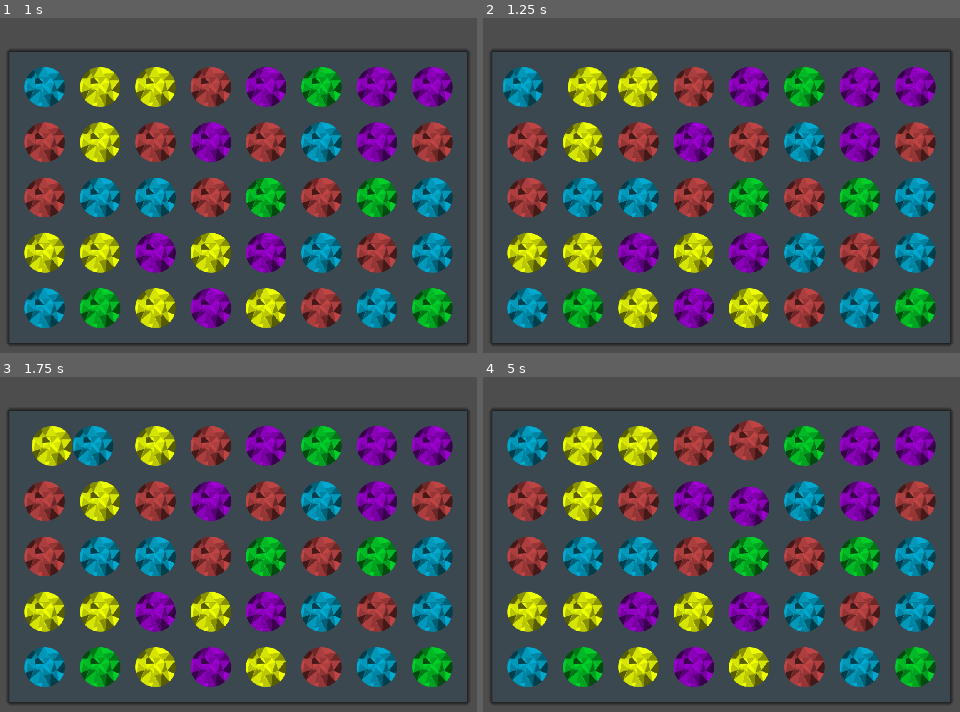
Above: before the commit, frames 1-4 (two rows, left to right).
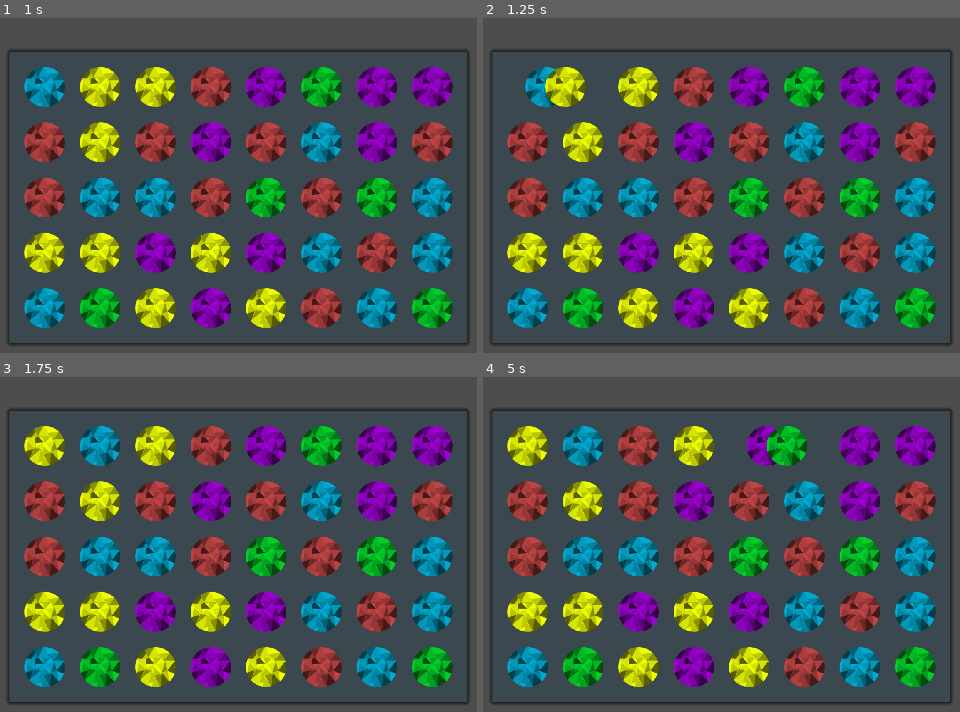
Above: after the commit, the same moments.

Repository: kuma-gee/holo-crush
Game: Godot game, scene res://src/game.tscn
Same seed, same stepped clock (60 frames per second), same inputs: the game is played once before the commit and once after it. The engine's default icon, where the game draws it, is replaced by a stand-in: a white triangle on a blue panel in a dark square.
Inputs (mouse positions are in pixels of both pictures, inside the frame that each line leads up to):
- Up to frame 1 (1 s): tap Enter at 0.5 s; drag from (42, 88) to (319, 98) at 0.52 s
- Up to frame 2 (1.25 s): no input
- Up to frame 3 (1.75 s): drag from (100, 447) to (200, 645) at 1.27 s
- Up to frame 4 (5 s): move the mouse to (640, 447) at 2.02 s; tap Alt at 2.1 s; click (640, 447) at 2.17 s; drag from (692, 447) to (outside the picture) at 2.77 s; drag from (750, 447) to (759, 557) at 3.52 s; drag from (802, 447) to (602, 444) at 4.27 s

Frame 1 is identical in both runs. In frame 2, 2.2% of the frame differs, in the area x 4-27%, y 14-27%; in frame 3, 1.6%; in frame 4, 6.2%, in the area x 5-72%, y 12-45%.

Commit message:
special activate immediately

Diff:
--- a/godot/src/game.tscn
+++ b/godot/src/game.tscn
@@ -55,6 +55,7 @@
 script = ExtResource("3_3oo0b")
 width = 8
 height = 5
+debug = true
 
 [node name="Field" type="Node2D" parent="."]
 y_sort_enabled = true
--- a/godot/src/grid/data.gd
+++ b/godot/src/grid/data.gd
@@ -23,6 +23,7 @@
 @export var width := 9
 @export var height := 9
 @export var min_match := 3
+@export var debug := false
 
 var _data: Array = []
 var _specials = {}
@@ -65,6 +66,9 @@
 	for x in _data:
 		_logger.debug(str(x))
 	_logger.debug("---------------------------")
+
+func is_deadlocked():
+	return false
 
 func get_matches(x: int, y: int):
 	var piece = get_value(x, y)
@@ -155,8 +159,9 @@
 	swapped.emit(pos, dest)
 	_print('Swap')
 	if not check_matches(dest):
-		_swap_value(dest, pos)
-		swapped.emit(dest, pos)
+		if not debug:
+			_swap_value(dest, pos)
+			swapped.emit(dest, pos)
 
 func check_matches(dest: Vector2i = Vector2i(-1, -1)):
 	var counts = {}
@@ -183,7 +188,8 @@
 		for m in all_matched:
 			if m in special_matches:
 				for l in _remove_value(m):
-					if not l in remove_matched and not l in special_matches:
+					var created_special_destroyed_by_other = l in create_specials and l != m
+					if not l in remove_matched and (not l in special_matches or created_special_destroyed_by_other):
 						remove_matched.append(l)
 			else: # All others
 				_append_unique(remove_matched, [_remove_value(m)])
@@ -195,6 +201,10 @@
 
 			_set_value(special.x, special.y, value)
 			_specials[special] = type
+			if special in remove_matched: # Can be immediately removed by another special activation
+				for l in _remove_value(special):
+					if not l in remove_matched:
+						remove_matched.append(l)
 
 		matched.emit(remove_matched)
 		update.emit()
--- a/godot/src/grid/grid.gd
+++ b/godot/src/grid/grid.gd
@@ -99,7 +99,7 @@
 
 	data.create_data(pieces)
 
-	Engine.time_scale = 0.4
+	#Engine.time_scale = 0.4
 
 func _update_slots():
 	await get_tree().create_timer(0.1).timeout
@@ -210,18 +210,23 @@
 	await collapse_finished
 
 func _remove_matched(matched: Array, special_matches: Array):
-	var called = []
-	var done = []
-
-	var counter_fn = func():
-		done.append(0)
+	var called = {}
+	var done = {}
+
+	var counter_fn = func(p):
+		logger.debug("Match finished %s" % p)
+		done[p] = 0
 		if done.size() >= called.size():
 			match_finished.emit()
 			print("Done %s/%s" % [called.size(), done.size()])
 
-	# TODO: check if special matching special works
-
 	logger.debug("Staring match %s - %s" % [matched, special_matches])
+
+	var all_matched = []
+	for m in matched:
+		for p in m:
+			all_matched.append(p)
+
 	for x in special_matches:
 		var dest = x[0]
 		var affected = x[1]
@@ -232,23 +237,26 @@
 		for pos in affected:
 			if pos == dest:
 				continue
-			called.append(pos)
+			called[pos] = 0
 			var slot = _get_slot(pos) as Slot
 			slot.move_match(target)
-			slot.match_done.connect(counter_fn)
-
-		called.append(dest)
-		var piece = _spawn_piece(val)
-		target.change_special(type, piece)
-		target.change_done.connect(counter_fn)
-
-	for m in matched:
-		for p in m:
-			called.append(p)
-			var slot = _get_slot(p) as Slot
-			slot.matched()
-			slot.match_done.connect(counter_fn)
-
+			slot.match_done.connect(func(): counter_fn.call(pos))
+
+		if not dest in all_matched:
+			called[dest] = 0
+			var piece = _spawn_piece(val)
+			target.change_special(type, piece)
+			target.change_done.connect(func(): counter_fn.call(dest))
+		else:
+			pass # TODO: activate created special immediately
+
+	for p in all_matched:
+		called[p] = 0
+		var slot = _get_slot(p) as Slot
+		slot.matched()
+		slot.match_done.connect(func(): counter_fn.call(p))
+
+	logger.debug("Waiting for %s" % [called])
 	await match_finished
 
 	for p in called:
--- a/godot/src/piece/piece.gd
+++ b/godot/src/piece/piece.gd
@@ -24,7 +24,7 @@
 
 func move(dest: Vector2):
 	var tw = create_tween()
-	tw.tween_property(self, "global_position", dest, 0.5).set_trans(Tween.TRANS_BACK)#.set_ease(Tween.EASE_IN_OUT)
+	tw.tween_property(self, "global_position", dest, 0.5).set_trans(Tween.TRANS_CIRC).set_ease(Tween.EASE_IN_OUT)
 	tw.finished.connect(func(): move_done.emit())
 
 func matched():
--- a/godot/tests/DataTest.gd
+++ b/godot/tests/DataTest.gd
@@ -372,7 +372,7 @@
 	])
 	data.swap(Vector2(1, 3), Vector2(1, 4))
 
-	assert_signal_emitted(data, 'special_activate', [Vector2i(1, 4)])
+	assert_signal_emitted_with_parameters(data, 'special_activate', [Vector2i(1, 4)])
 	assert_contains_exact(get_signal_parameters(data, 'matched')[0], [Vector2i(4, 4)])
 
 	var actual = get_signal_parameters(data, 'special_matched')
@@ -388,3 +388,56 @@
 		[4, 2, 2, 1, 4],
 		[1, 0, 5, 3, 1],
 	])
+
+func test_special_activation_immediately_after_matched():
+	seed(999)
+	var data = _create([
+		[4, 0, 5, 2],
+		[3, 0, 4, 5],
+		[5, 2, 0, 1],
+		[0, 0, 5, 0],
+		[5, 1, 0, 3],
+	])
+
+	watch_signals(data)
+	data.swap(Vector2(2, 2), Vector2(1, 2))
+
+	assert_eq_deep(data._data, [
+		[4, 0, 5, 2],
+		[3, 5, 4, 5],
+		[5, 4, 2, 1],
+		[0, 0, 5, 0],
+		[5, 1, 0, 3],
+	])
+	data.swap(Vector2(2, 4), Vector2(2, 3))
+
+	assert_signal_emit_count(data, 'special_activate', 2)
+	assert_signal_emitted_with_parameters(data, 'special_activate', [Vector2i(1, 3)], 0)
+	assert_signal_emitted_with_parameters(data, 'special_activate', [Vector2i(2, 3)], 1)
+
+	assert_signal_emit_count(data, 'matched', 2)
+	assert_contains_exact(get_signal_parameters(data, 'matched')[0], [Vector2i(2, 0), Vector2i(2, 1), Vector2i(2, 2), Vector2i(2, 3), Vector2i(2, 4)])
+
+# func test_deadlocked(params=use_parameters([
+# 	[
+# 		[
+# 			[2, 0, 2, 4],
+# 			[2, 2, 1, 2],
+# 			[1, 3, 4, 3],
+# 			[2, 2, 3, 1]
+# 		],
+# 		false
+# 	],
+
+# 	[
+# 		[
+# 			[2, 0, 5, 4],
+# 			[5, 2, 1, 2],
+# 			[1, 5, 4, 3],
+# 			[2, 2, 3, 1]
+# 		],
+# 		true,
+# 	]
+# ])):
+# 	var data = _create(params[0])
+# 	assert_eq(data.is_deadlocked(), params[1])
